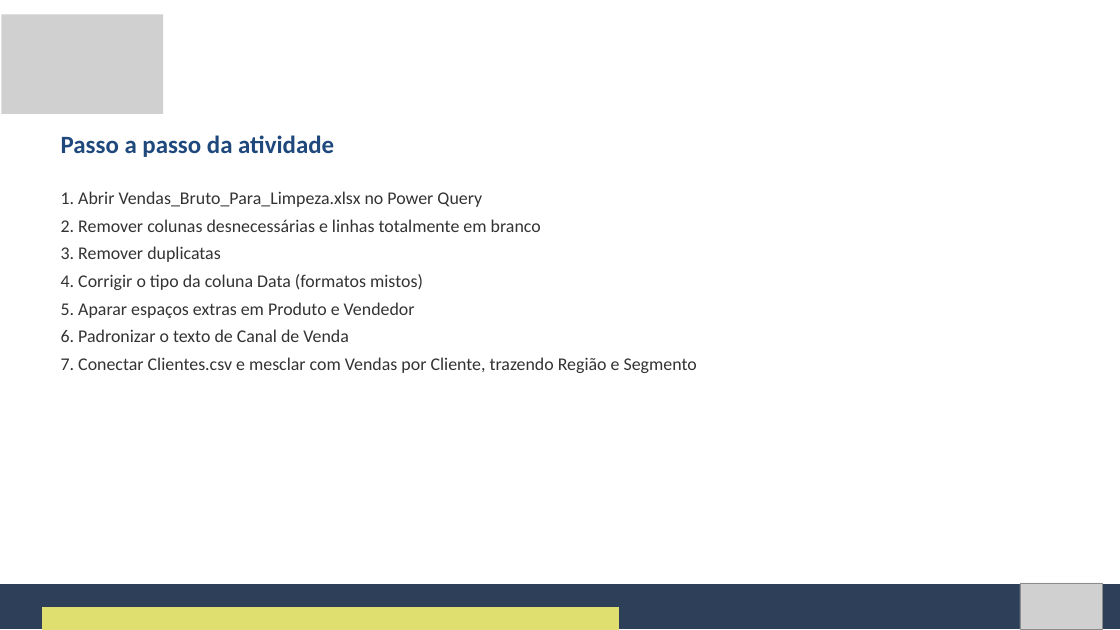
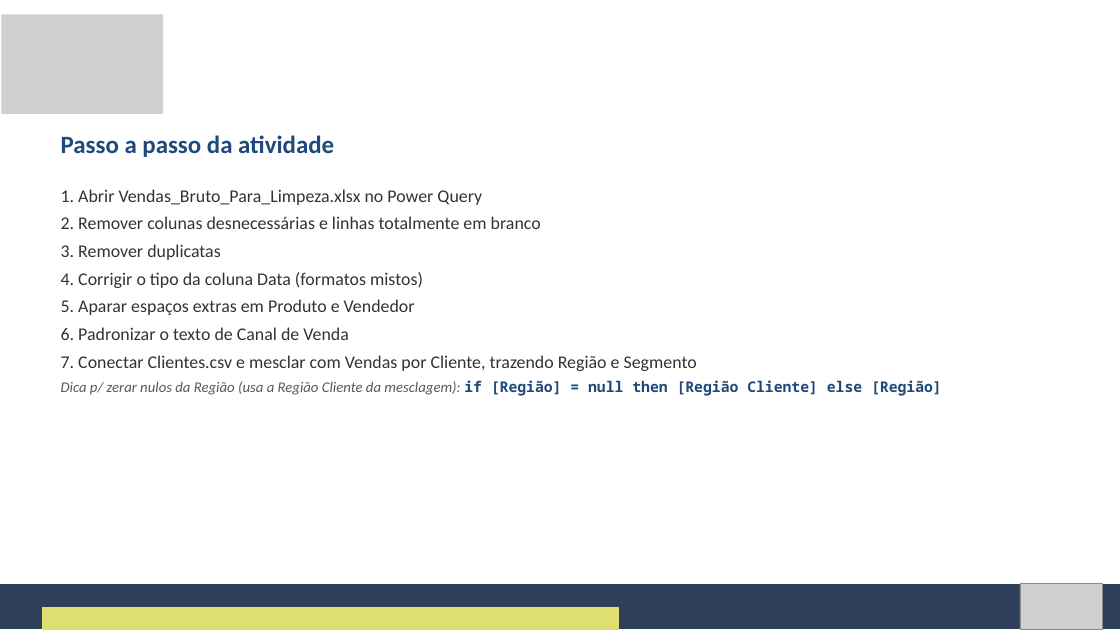
Before and after one commit to Natan20/Curso-PowerBI-Desktop-Material, a slide deck: slide 11 of Aula 02 - 02-09-2026/Aula 2 - Slides.pptx. Drawn at 1120x630 pixels with LibreOffice and Linux fonts; fonts in the diff are those of the drawing; grey boxes stand for pictures. Boxes give left, top, right and bottom in pixels: in the first picture for what was removed or moved away, otherwise in the second. Text is boxed around its words. In the diff, an @@ line names an element or a change of style, - is before the commit and + after.

Commit message:
Atualiza slides da Aula 2

```diff
--- a/Aula 02 - 02-09-2026/Aula 2 - Slides.pptx
+++ b/Aula 02 - 02-09-2026/Aula 2 - Slides.pptx
@@ text at <box>61,380,942,396</box>: paragraph added @@
+Dica p/ zerar nulos da Região (usa a Região Cliente da mesclagem): if [Região] = null then [Região Cliente] else [Região]
```
